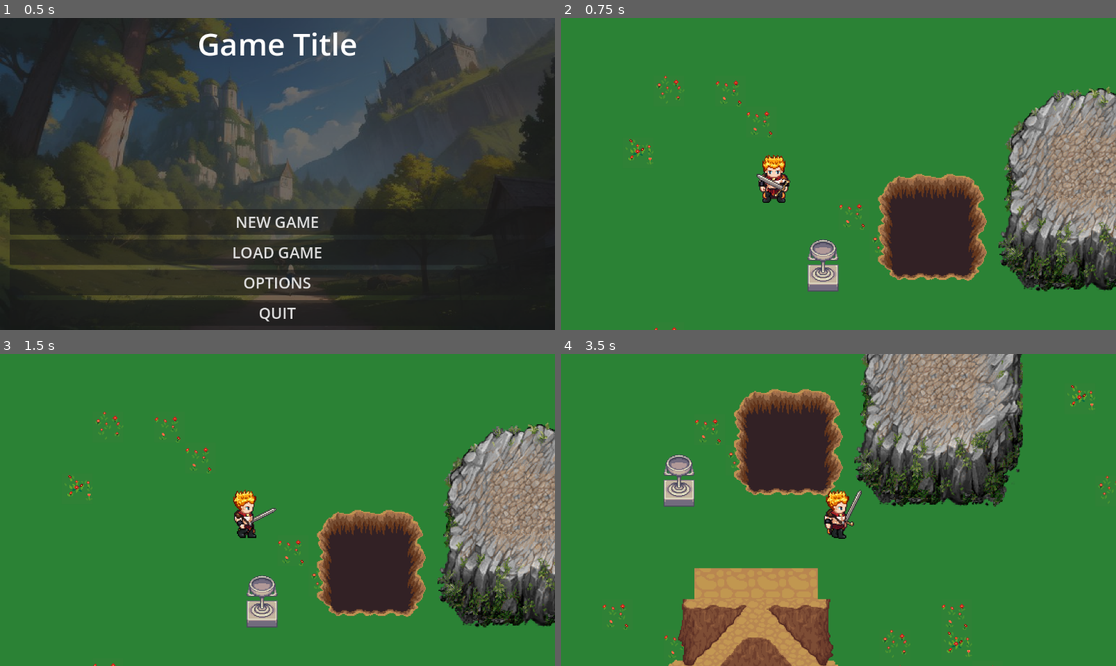
Above: before the commit, frames 1-4 (two rows, left to right).
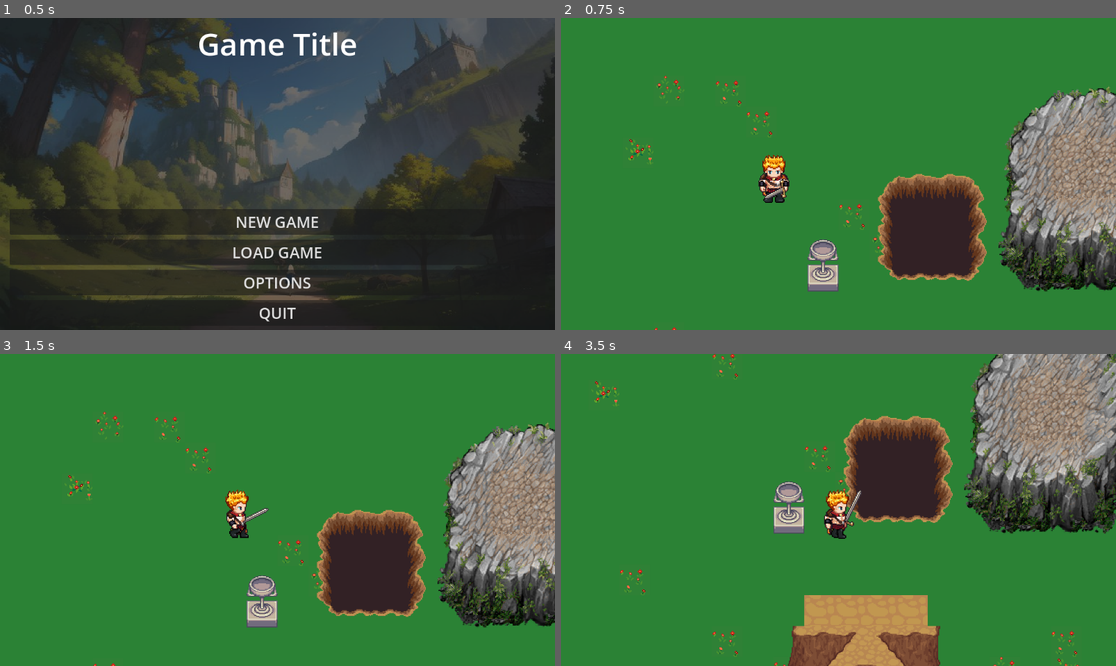
Above: after the commit, the same moments.

Repository: emre-buruk007/Godot-RPG
Game: Godot game, scene res://Scenes/GameScreens/main_menu.tscn
Same seed, same stepped clock (60 frames per second), same inputs: the game is played once before the commit and once after it.
Inputs:
- Up to frame 1 (0.5 s): no input
- Up to frame 2 (0.75 s): click "NEW GAME" at 0.5 s
- Up to frame 3 (1.5 s): tap Enter at 1.25 s; hold Right (ui_right) from 1.28 s (still down)
- Up to frame 4 (3.5 s): release Right (ui_right) at 2.03 s; hold Down (ui_down) 2.03-2.78 s; hold Right (ui_right) from 2.78 s (still down)

Frame 1 is identical in both runs. In frame 2, 0.2% of the frame differs, in the area x 35-42%, y 49-60%; in frame 3, 0.7%; in frame 4, 44%, in the area x 5-100%, y 0-100%.

Commit message:
Fixed player movement and animation.

Diff:
--- a/Scenes/Characters/Scripts/main_character.gd
+++ b/Scenes/Characters/Scripts/main_character.gd
@@ -2,28 +2,61 @@
 
 @onready var animated_sprite_2d = $AnimatedSprite2D
 
-var move_speed = 170
+@export var move_speed = 130
+var current_direction = "none"
 
-func process_movement_animation(current_vector_values, current_speed):
+func animation_handler(status: String):
+	var dir = current_direction
 
-	# TODO below line is very ugly animation, fix it later
-	if current_vector_values == Vector2(0,0):
-		animated_sprite_2d.stop()
+	if dir == "right":
+		if status == "moving":
+			animated_sprite_2d.play("WalkingRight")
+		else:
+			animated_sprite_2d.play("IdleRight")
+	elif dir == "left":
+		if status == "moving":
+			animated_sprite_2d.play("WalkingLeft")
+		else:
+			animated_sprite_2d.play("IdleLeft")
+	elif dir == "up":
+		if status == "moving":
+			animated_sprite_2d.play("WalkingUp")
+		else:
+			animated_sprite_2d.play("IdleUp")
+	elif dir == "down":
+		if status == "moving":
+			animated_sprite_2d.play("WalkingDown")
+		else:
+			animated_sprite_2d.play("IdleDown")
 
-	if current_vector_values == Vector2(-1, 0):
-		animated_sprite_2d.play("WalkingLeft")
-	elif current_vector_values == Vector2(1, 0):
-		animated_sprite_2d.play("WalkingRight")
-	elif current_vector_values == Vector2(0, -1):
-		animated_sprite_2d.play("WalkingUp")
-	elif current_vector_values == Vector2(0, 1):
-		animated_sprite_2d.play("WalkingDown")
+func player_movement(delta):
 
-func get_input():
-	var input_direction = Input.get_vector("ui_left", "ui_right", "ui_up", "ui_down")
-	velocity = input_direction * move_speed
-	process_movement_animation(input_direction, velocity)
+	if Input.is_action_pressed("ui_down"):
+		current_direction = "down"
+		animation_handler("moving")
+		velocity.y = move_speed
+		velocity.x = 0
+	elif Input.is_action_pressed("ui_up"):
+		current_direction = "up"
+		animation_handler("moving")
+		velocity.y = -move_speed
+		velocity.x = 0
+	elif Input.is_action_pressed("ui_right"):
+		current_direction = "right"
+		animation_handler("moving")
+		velocity.x = move_speed
+		velocity.y = 0
+	elif Input.is_action_pressed("ui_left"):
+		current_direction = "left"
+		animation_handler("moving")
+		velocity.x = -move_speed
+		velocity.y = 0
+	else:
+		animation_handler("not moving")
+		velocity.x = 0
+		velocity.y = 0
+
+	move_and_slide()
 
 func _physics_process(delta):
-	get_input()
-	move_and_slide()
+	player_movement(delta)
--- a/Scenes/Characters/main_character.tscn
+++ b/Scenes/Characters/main_character.tscn
@@ -354,8 +354,8 @@
 
 [node name="AnimatedSprite2D" type="AnimatedSprite2D" parent="."]
 sprite_frames = SubResource("SpriteFrames_bpler")
-animation = &"IdleDown"
-frame_progress = 0.716982
+animation = &"WalkingDown"
+frame_progress = 0.787778
 
 [node name="CollisionShape2D" type="CollisionShape2D" parent="."]
 position = Vector2(0, 10)
--- a/Scenes/GameScreens/main_menu.tscn
+++ b/Scenes/GameScreens/main_menu.tscn
@@ -1,8 +1,8 @@
 [gd_scene load_steps=4 format=3 uid="uid://c3kqjvexf0rdd"]
 
 [ext_resource type="Script" path="res://Scenes/GameScreens/Scripts/main_menu.gd" id="1_frbp4"]
-[ext_resource type="AudioStream" uid="uid://byu8uxxxma41y" path="res://Assets/Music/BGM/Alexander Ehlers - Warped.mp3" id="2_e8me2"]
 [ext_resource type="Texture2D" uid="uid://0le80t2m4yj1" path="res://Assets/Images/main_menu.jpg" id="2_uyqlg"]
+[ext_resource type="AudioStream" uid="uid://b3wyj4b8wxoh7" path="res://Assets/Music/BGM/Harp_0.mp3" id="3_pppxs"]
 
 [node name="MainMenu" type="CanvasLayer"]
 script = ExtResource("1_frbp4")
@@ -69,7 +69,7 @@
 text = "QUIT"
 
 [node name="AudioStreamPlayer" type="AudioStreamPlayer" parent="."]
-stream = ExtResource("2_e8me2")
+stream = ExtResource("3_pppxs")
 
 [connection signal="pressed" from="PanelContainer/MarginContainer/VBoxContainer/MenuButtons/ButtonNewGame" to="." method="_on_button_new_game_pressed"]
 [connection signal="pressed" from="PanelContainer/MarginContainer/VBoxContainer/MenuButtons/ButtonLoadGame" to="." method="_on_button_load_game_pressed"]
--- a/project.godot
+++ b/project.godot
@@ -15,6 +15,41 @@
 config/features=PackedStringArray("4.1", "Forward Plus")
 config/icon="res://icon.svg"
 
+[input]
+
+ui_left={
+"deadzone": 0.5,
+"events": [Object(InputEventKey,"resource_local_to_scene":false,"resource_name":"","device":0,"window_id":0,"alt_pressed":false,"shift_pressed":false,"ctrl_pressed":false,"meta_pressed":false,"pressed":false,"keycode":4194319,"physical_keycode":0,"key_label":0,"unicode":0,"echo":false,"script":null)
+, Object(InputEventJoypadButton,"resource_local_to_scene":false,"resource_name":"","device":0,"button_index":13,"pressure":0.0,"pressed":false,"script":null)
+, Object(InputEventJoypadMotion,"resource_local_to_scene":false,"resource_name":"","device":0,"axis":0,"axis_value":-1.0,"script":null)
+, Object(InputEventKey,"resource_local_to_scene":false,"resource_name":"","device":-1,"window_id":0,"alt_pressed":false,"shift_pressed":false,"ctrl_pressed":false,"meta_pressed":false,"pressed":false,"keycode":0,"physical_keycode":65,"key_label":0,"unicode":97,"echo":false,"script":null)
+]
+}
+ui_right={
+"deadzone": 0.5,
+"events": [Object(InputEventKey,"resource_local_to_scene":false,"resource_name":"","device":0,"window_id":0,"alt_pressed":false,"shift_pressed":false,"ctrl_pressed":false,"meta_pressed":false,"pressed":false,"keycode":4194321,"physical_keycode":0,"key_label":0,"unicode":0,"echo":false,"script":null)
+, Object(InputEventJoypadButton,"resource_local_to_scene":false,"resource_name":"","device":0,"button_index":14,"pressure":0.0,"pressed":false,"script":null)
+, Object(InputEventJoypadMotion,"resource_local_to_scene":false,"resource_name":"","device":0,"axis":0,"axis_value":1.0,"script":null)
+, Object(InputEventKey,"resource_local_to_scene":false,"resource_name":"","device":-1,"window_id":0,"alt_pressed":false,"shift_pressed":false,"ctrl_pressed":false,"meta_pressed":false,"pressed":false,"keycode":0,"physical_keycode":68,"key_label":0,"unicode":100,"echo":false,"script":null)
+]
+}
+ui_up={
+"deadzone": 0.5,
+"events": [Object(InputEventKey,"resource_local_to_scene":false,"resource_name":"","device":0,"window_id":0,"alt_pressed":false,"shift_pressed":false,"ctrl_pressed":false,"meta_pressed":false,"pressed":false,"keycode":4194320,"physical_keycode":0,"key_label":0,"unicode":0,"echo":false,"script":null)
+, Object(InputEventJoypadButton,"resource_local_to_scene":false,"resource_name":"","device":0,"button_index":11,"pressure":0.0,"pressed":false,"script":null)
+, Object(InputEventJoypadMotion,"resource_local_to_scene":false,"resource_name":"","device":0,"axis":1,"axis_value":-1.0,"script":null)
+, Object(InputEventKey,"resource_local_to_scene":false,"resource_name":"","device":-1,"window_id":0,"alt_pressed":false,"shift_pressed":false,"ctrl_pressed":false,"meta_pressed":false,"pressed":false,"keycode":0,"physical_keycode":87,"key_label":0,"unicode":119,"echo":false,"script":null)
+]
+}
+ui_down={
+"deadzone": 0.5,
+"events": [Object(InputEventKey,"resource_local_to_scene":false,"resource_name":"","device":0,"window_id":0,"alt_pressed":false,"shift_pressed":false,"ctrl_pressed":false,"meta_pressed":false,"pressed":false,"keycode":4194322,"physical_keycode":0,"key_label":0,"unicode":0,"echo":false,"script":null)
+, Object(InputEventJoypadButton,"resource_local_to_scene":false,"resource_name":"","device":0,"button_index":12,"pressure":0.0,"pressed":false,"script":null)
+, Object(InputEventJoypadMotion,"resource_local_to_scene":false,"resource_name":"","device":0,"axis":1,"axis_value":1.0,"script":null)
+, Object(InputEventKey,"resource_local_to_scene":false,"resource_name":"","device":-1,"window_id":0,"alt_pressed":false,"shift_pressed":false,"ctrl_pressed":false,"meta_pressed":false,"pressed":false,"keycode":0,"physical_keycode":83,"key_label":0,"unicode":115,"echo":false,"script":null)
+]
+}
+
 [layer_names]
 
 2d_physics/layer_1="main_character"
Not shown, changed: Assets/Music/BGM/Harp_0.mp3.import
